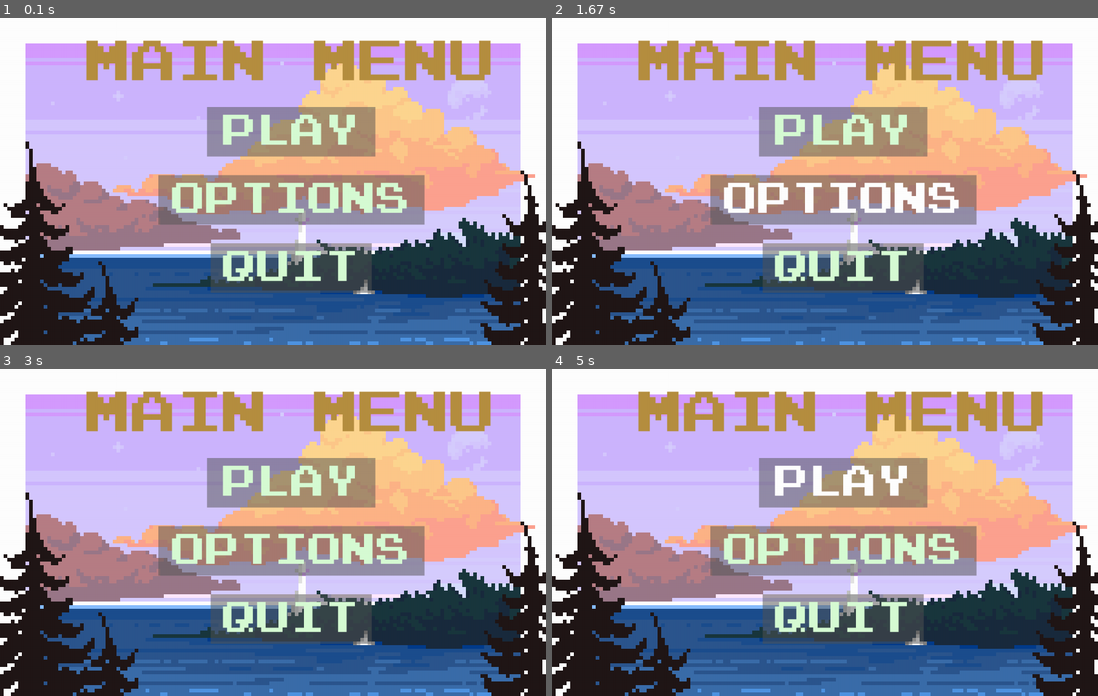
Above: before the commit, frames 1-4 (two rows, left to right).
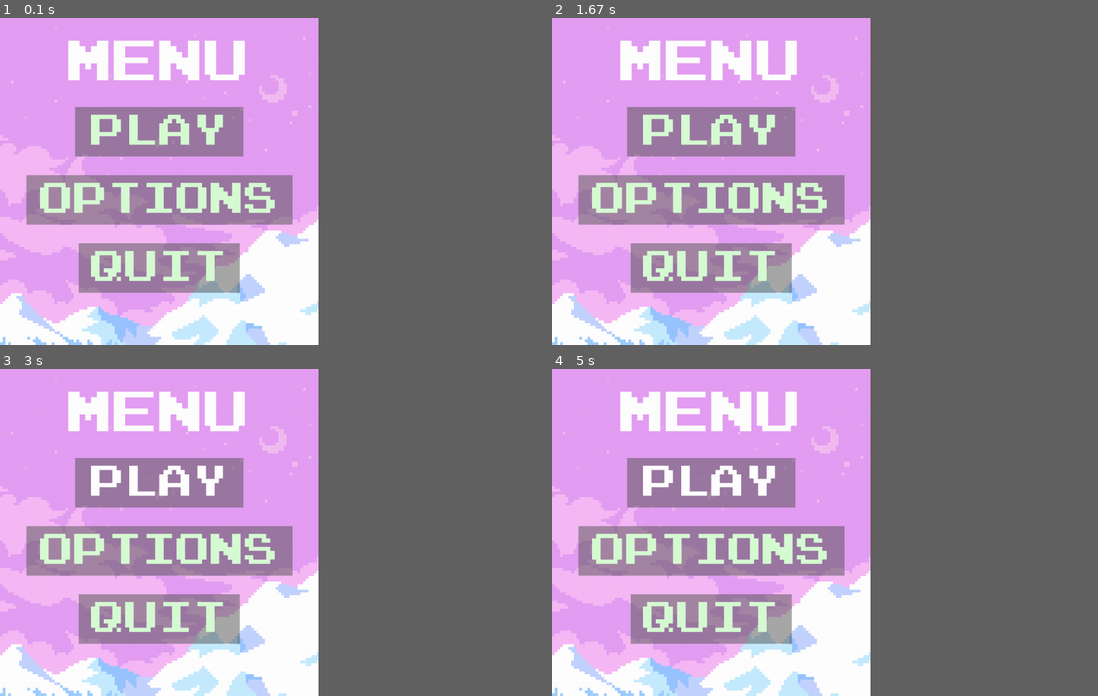
Above: after the commit, the same moments.

Repository: kreohes/project_pygame
Game: pygame game, started from main.py
Same seed, same stepped clock (60 frames per second), same inputs: the game is played once before the commit and once after it.
Inputs (mouse positions are in pixels of both pictures, inside the frame that each line leads up to):
- Up to frame 1 (0.1 s): no input
- Up to frame 2 (1.67 s): click (825, 181) at 0.38 s; click (693, 184) at 0.72 s; click (890, 210) at 1.55 s
- Up to frame 3 (3 s): click (283, 421) at 1.88 s; click (278, 568) at 2.22 s; click (256, 476) at 2.55 s; click (196, 463) at 2.88 s
- Up to frame 4 (5 s): click "PLAY" at 3.72 s; click (939, 473) at 4.05 s; click "PLAY" at 4.88 s
In our replay, the window is 900x540 before the commit and 525x540 after it. These sizes can differ from the game's own. Grey fills any space a smaller window leaves; there, only what the larger window draws over its background counts as a difference.

The runs differ from the first frame. In frame 1, 85% of the frame differs, in the area x 0-100%, y 0-100%; in frame 2, 85%; in frame 3, 85%; in frame 4, 85%.

Commit message:
updated main menu and added a few gameplay

Diff:
--- /dev/null
+++ b/elements.py
@@ -0,0 +1,53 @@
+import pygame
+
+
+def animate(image_list, animation_index, time_to_show_image_on_screen):
+    if animation_index + 1 >= len(image_list) * time_to_show_image_on_screen:
+        animation_index = 0
+    animation_index += 1
+
+    return animation_index
+
+
+class Barrier:
+    def __init__(self, pos, picture, speed):
+        self.pos = pos
+        self.picture = picture
+        self.speed = speed
+        self.sizes = self.picture.get_rect()
+        self.lifespan = 0
+
+    def draw(self, display):
+        self.lifespan -= 1
+        picture_height, picture_weight = self.picture.get_height(), self.picture.get_weight()
+
+
+class Deer:
+    def __init__(self, x, y, speed):
+        self.x, self.y, self.speed = x, y, speed
+        self.pictures = [pygame.image.load('data/deer1.png'),
+                         pygame.image.load('data/deer2.png'),
+                         pygame.image.load('data/deer3.png'),
+                         pygame.image.load('data/deer4.png')]
+        self.num, self.dop = 0, 0
+        if self.x == 700:
+            self.dop = -4
+        elif self.x == 400:
+            self.dop == 4
+        self.rectangle = ''
+
+    def draw(self, display):
+        self.rectangle = pygame.Rect(self.x, self.y, self.pictures[self.num // 15].get_width() * 4,
+                                     self.pictures[self.num // 15].get_height() * 4)
+        self.num = animate(self.pictures, self.num, 15)
+        if self.dop == 4:
+            display.blit(pygame.transform.scale(self.pictures[self.num // 15], (
+                self.pictures[self.num // 15].get_width() * 4,
+                self.pictures[self.num // 15].get_height() * 4)), (self.x, self.y))
+
+        elif self.dop == 4:
+            display.blit(
+                pygame.transform.scale(pygame.transform.flip(self.pictures[self.num // 15], True, False), (
+                self.pictures[self.num // 15].get_width() * 4,
+                self.pictures[self.num // 15].get_height() * 4)), (self.x, self.y))
+        self.y, self.x =self.speed, self.dop
--- /dev/null
+++ b/gameplay.py
@@ -0,0 +1,93 @@
+import pygame
+from player import *
+import random
+from elements import *
+
+pygame.init()
+WIDTH, HEIGHT = size = 700, 720
+screen = pygame.display.set_mode(size)
+clock = pygame.time.Clock()
+FPS = 60
+dop_time = 0
+display = pygame.Surface((700 / 2, 800 / 2))
+
+img_tree = pygame.image.load('data/tree.png').convert()
+img_tree.set_colorkey((0, 0, 0))
+img_shadow = pygame.image.load('data/shadow.png')
+img_shadow.set_colorkey((0, 0, 0))
+img_stone = pygame.image.load('data/stone.png')
+img_stone.set_colorkey((0, 0, 0))
+
+player = Player()
+
+points = []
+beauty = ''
+barriers = []
+dop_barriers = []
+length = 0
+pygame.mixer.music.load('data/Gameplay.ogg')
+pygame.mixer.music.play(-1)
+
+deers = []
+difficult = [1, 2, 3, 4]
+difficult_num = 0
+update_difficult = [100, 200, 300, 400, 500]
+
+
+def generate_level():
+    global length
+    lifespan = length
+    breadth = random.randrange(150, 175)
+    chaotic = random.randrange(0, 16)
+    if chaotic == 0:
+        pass
+    for i in range(difficult[difficult_num]):
+        chaotic_breadth = random.randrange(-300, 200)
+        chaotic_length = random.randrange(-200, 200)
+        image = random.choice([img_tree, img_stone])
+        image_height, image_weight = image.get_height(), image.get_weight()
+        angle1 = breadth + chaotic_breadth + 5 + image_height
+        angle2 = (600 + chaotic_length + image_height * 4) - image_weight / 2
+        dop_barriers.append(pygame.Rect(angle1, angle2, image_weight, image_height))
+
+
+distance = 0
+scroll = 4
+update_time = 0
+time = 0
+running = False
+
+while True:
+    mouse_x, mouse_y = pygame.mouse.get_pos()
+    if dop_time <= 0:
+        pass
+    else:
+        dop_time -= 1
+
+    if time == 0 and not running:
+        distance += 0
+        timer = 10
+        if distance in update_difficult:
+            difficult_num += 1
+    else:
+        time -= 1
+    display.fill((246, 246, 246))
+    if update_time == 0:
+        generate_level()
+        update_time = 25
+    else:
+        update_time -= 1
+
+    for i, j in enumerate(points):
+        if j[1] > -200:
+            j[1] -= scroll
+            try:
+                pygame.draw.line(display, (196, 233, 242), (j[0] + 8, j[1] + 8),
+                                 (points[i + 1][0] + 8, points[i + 1][1] + 8), width=50)
+            except:
+                pass
+        else:
+            points.remove(j)
+
+    for element in deers:
+        element.draw(display)
--- a/main.py
+++ b/main.py
@@ -1,14 +1,17 @@
 import pygame, sys
 from button import Button
+import os
 
 pygame.init()
 
-WIDTH, HEIGHT = size = 1200, 720
+WIDTH, HEIGHT = size = 700, 720
 screen = pygame.display.set_mode(size)
 clock = pygame.time.Clock()
-FPS = 50
+FPS = 60
+pygame.mixer.music.load("data/Menu.mp3")
+pygame.mixer.music.play(-1)
 
-BG = pygame.image.load("data/fon.png")
+BG = pygame.image.load("data/fon1.png")
 
 
 def get_font(size):
@@ -17,6 +20,8 @@
 
 def play():
     pass
+    #import gameplay
+
 
 
 def options():
@@ -26,17 +31,14 @@
 def main_menu():
     while True:
         screen.blit(BG, (0, 0))
-
         menu_mouse_pos = pygame.mouse.get_pos()
-
-        menu_text = get_font(100).render("MAIN MENU", True, "#b68f40")
-        menu_rect = menu_text.get_rect(center=(640, 100))
-
-        play_button = Button(image=pygame.image.load("data/Play Rect.png"), pos=(640, 250),
+        menu_text = get_font(100).render("MENU", True, "#FFFFFF")
+        menu_rect = menu_text.get_rect(center=(350, 100))
+        play_button = Button(image=pygame.image.load("data/Play Rect.png"), pos=(350, 250),
                              text_input="PLAY", font=get_font(75), base_color="#d7fcd4", appearing_color="White")
-        options_button = Button(image=pygame.image.load("data/Options Rect.png"), pos=(640, 400),
+        options_button = Button(image=pygame.image.load("data/Options Rect.png"), pos=(350, 400),
                                 text_input="OPTIONS", font=get_font(75), base_color="#d7fcd4", appearing_color="White")
-        quit_button = Button(image=pygame.image.load("data/Quit Rect.png"), pos=(640, 550),
+        quit_button = Button(image=pygame.image.load("data/Quit Rect.png"), pos=(350, 550),
                              text_input="QUIT", font=get_font(75), base_color="#d7fcd4", appearing_color="White")
 
         screen.blit(menu_text, menu_rect)
--- /dev/null
+++ b/player.py
@@ -0,0 +1,2 @@
+class Player:
+    pass
Binary file added: data/deer1.png
Binary file added: data/deer2.png
Binary file added: data/deer3.png
Binary file added: data/deer4.png
Binary file removed: data/fon.png
Binary file added: data/fon1.png
Binary file added: data/shadow.png
Binary file added: data/stone.png
Binary file added: data/tree.png
Not shown, added: data/Gameplay.ogg
Not shown, added: data/Menu.mp3
